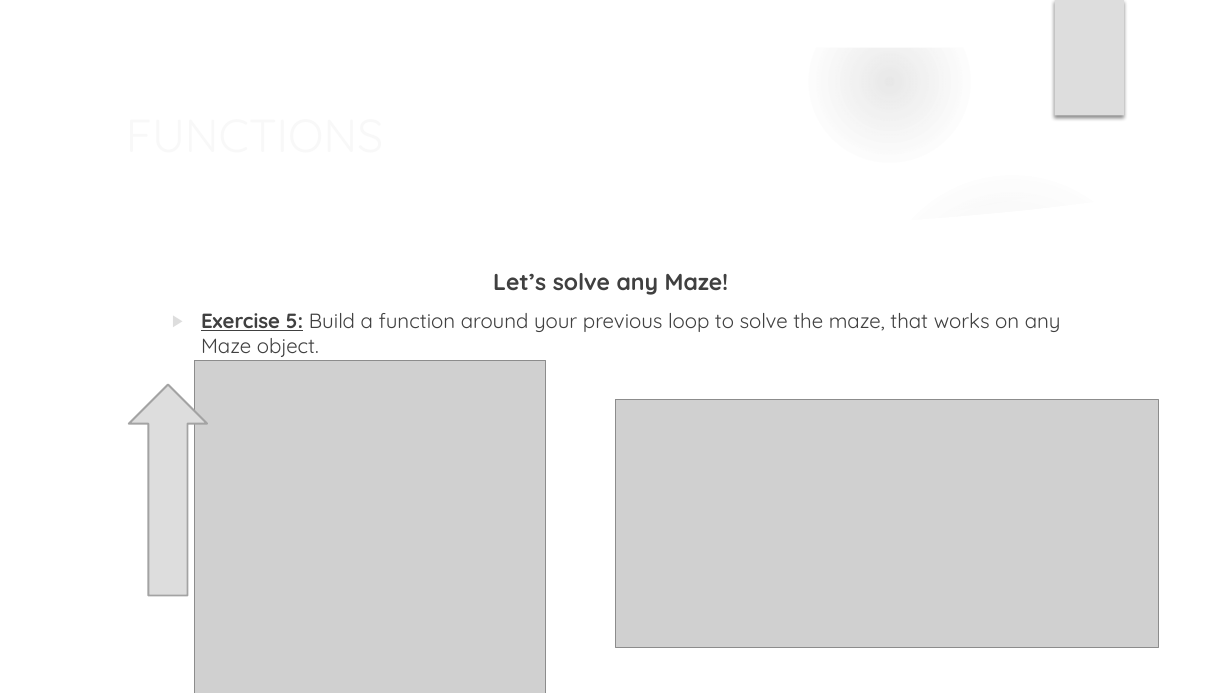
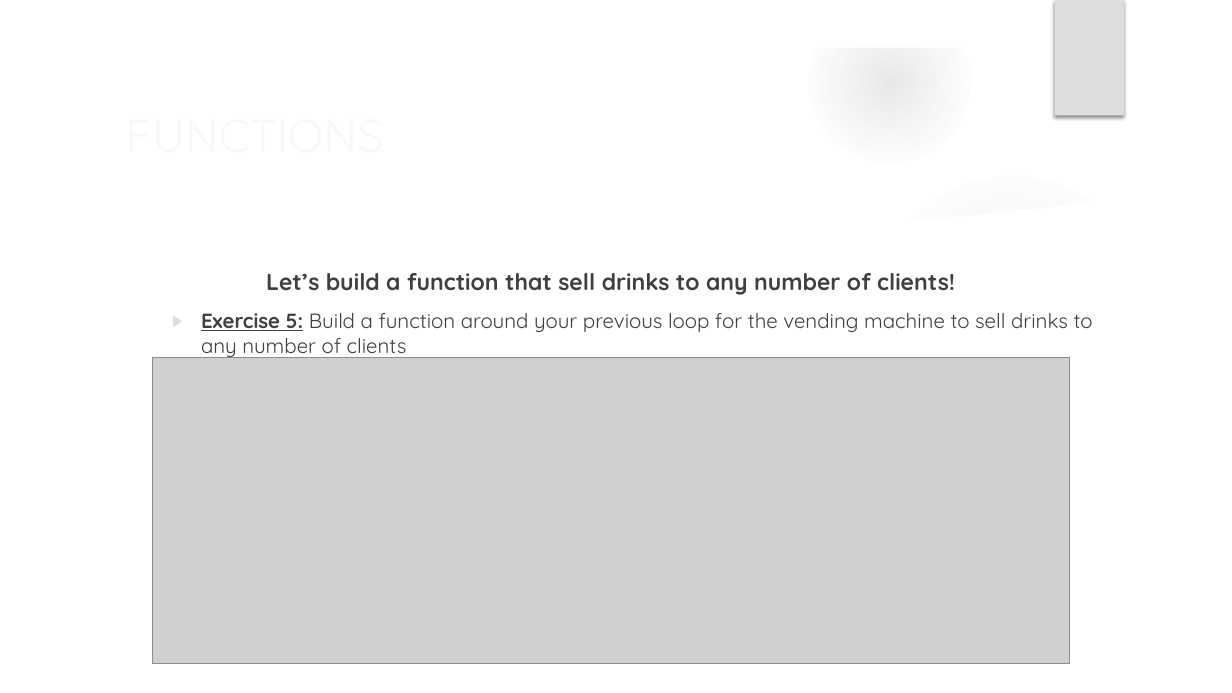
Before and after one commit to ComputerScienceinModernBiology/2021_Loops_and_Functions, a slide deck: slide 57 of LOOPS AND FUNCTIONS IN R.pptx (slide 67 before the commit). Drawn at 1232x693 pixels with LibreOffice and Linux fonts; fonts in the diff are those of the drawing; grey boxes stand for pictures; background and template pictures are left out. Boxes give left, top, right and bottom in pixels: in the first picture for what was removed or moved away, otherwise in the second. Text is boxed around its words. In the diff, an @@ line names an element or a change of style, - is before the commit and + after.

```diff
--- a/LOOPS AND FUNCTIONS IN R.pptx
+++ b/LOOPS AND FUNCTIONS IN R.pptx
@@ text at [201, 273, 1093, 358]: text changed @@
-Let’s solve any Maze!
-  ▶ Exercise 5: Build a function around your previous loop to solve the maze, that works on any Maze object.
+Let’s build a function that sell drinks to any number of clients!
+  ▶ Exercise 5: Build a function around your previous loop for the vending machine to sell drinks to any number of clients
@@ picture added at [152, 358, 1070, 664] @@
@@ down arrow removed at [128, 384, 207, 595] @@
@@ picture removed at [195, 360, 546, 693] @@
@@ picture removed at [616, 400, 1159, 648] @@
```
Also in this commit, not shown: 2 other slides changed, 1 slide added, 16 slides removed, 13 other files.
